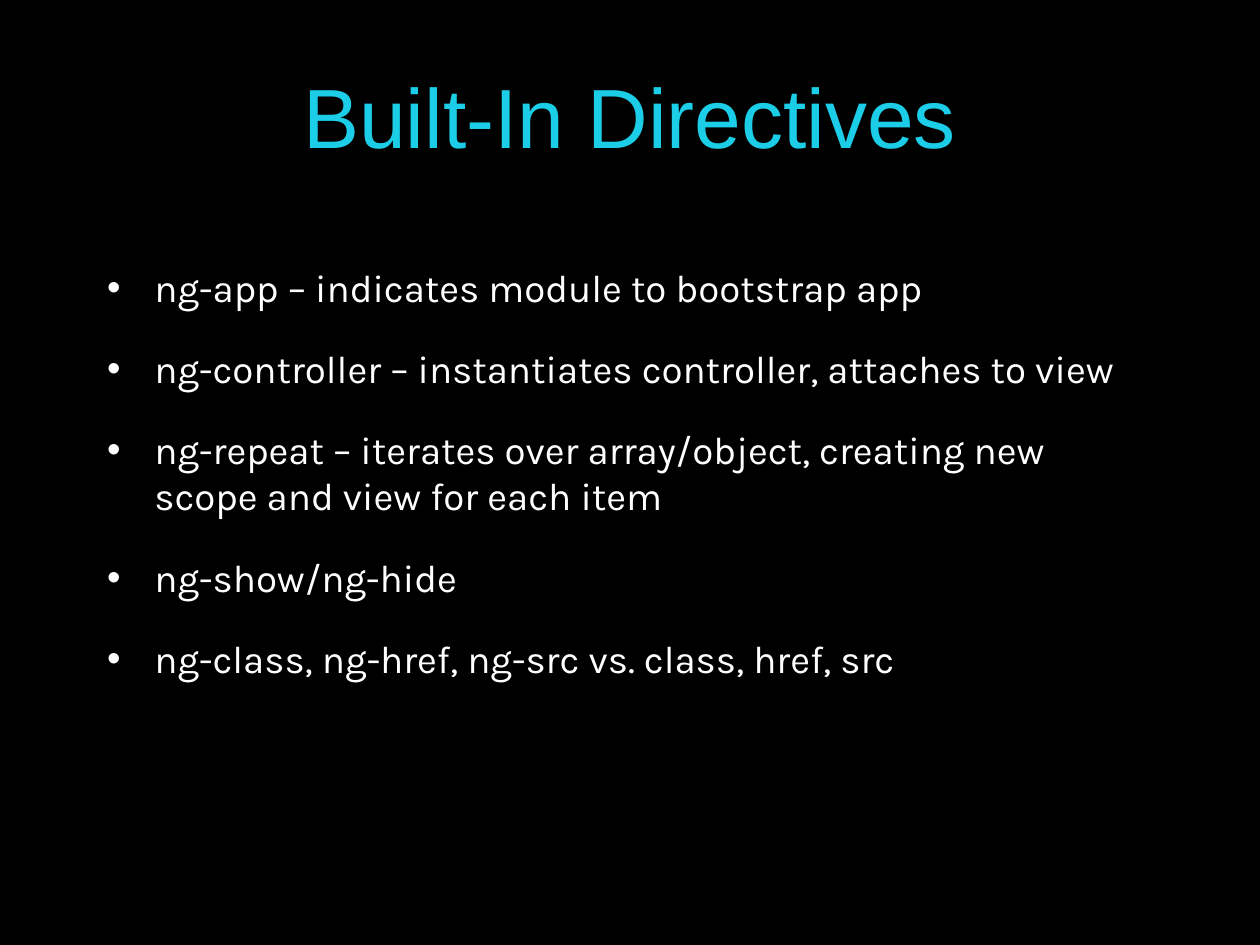
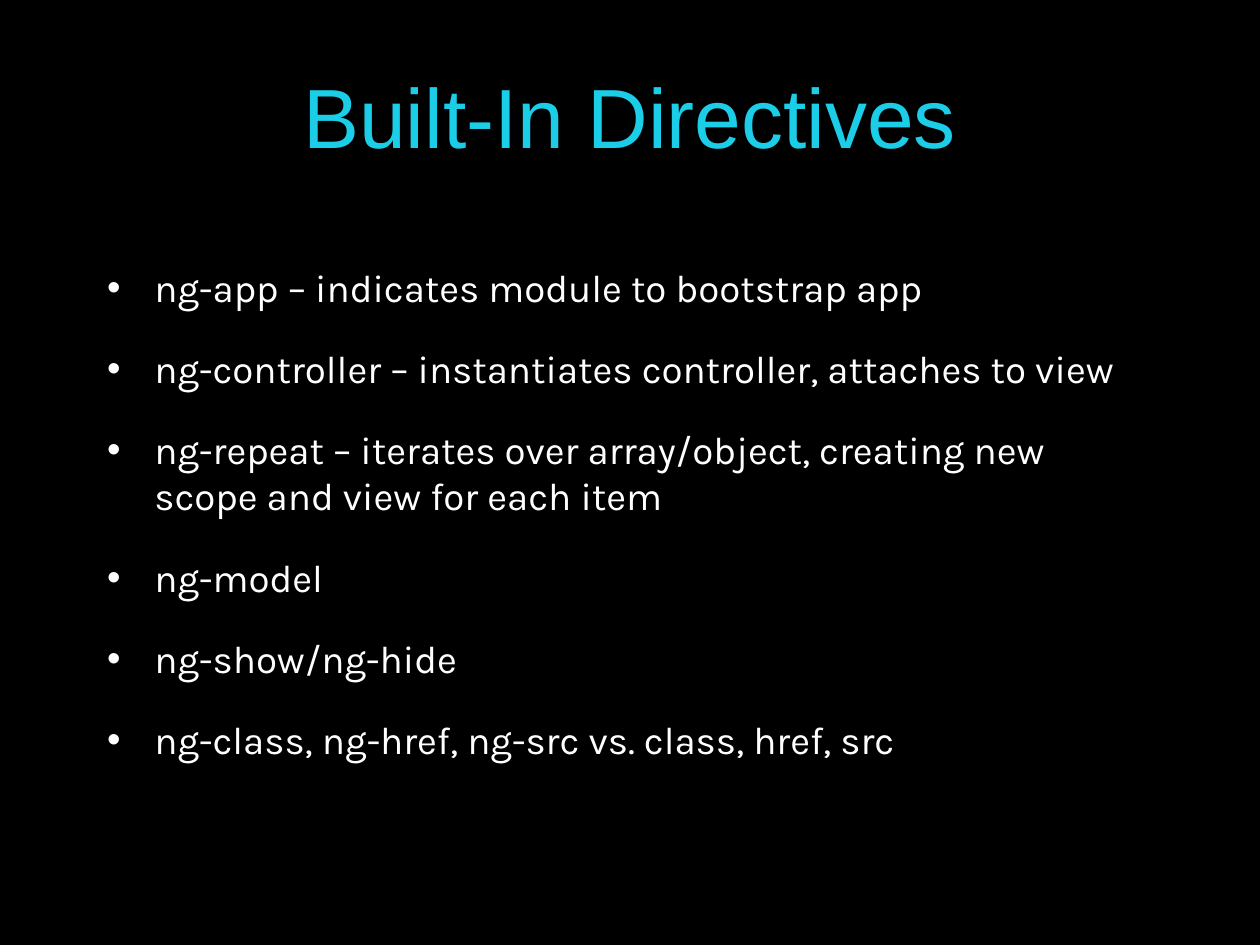
Before and after one commit to pmaccart/ng-bootcamp, a slide deck: slide 30 of slides/ng-bootcamp-day-1.pptx (slide 28 before the commit). Drawn at 1260x945 pixels with LibreOffice and Linux fonts; fonts in the diff are those of the drawing. Boxes give left, top, right and bottom in pixels: in the first picture for what was removed or moved away, otherwise in the second. Text is boxed around its words. In the diff, an @@ line names an element or a change of style, - is before the commit and + after.

Commit message:
slides

```diff
--- a/slides/ng-bootcamp-day-1.pptx
+++ b/slides/ng-bootcamp-day-1.pptx
@@ text at [154,565,322,601]: paragraph added @@
+• ng-model
```
Also in this commit, not shown: 1 other slide changed, 2 slides added.
